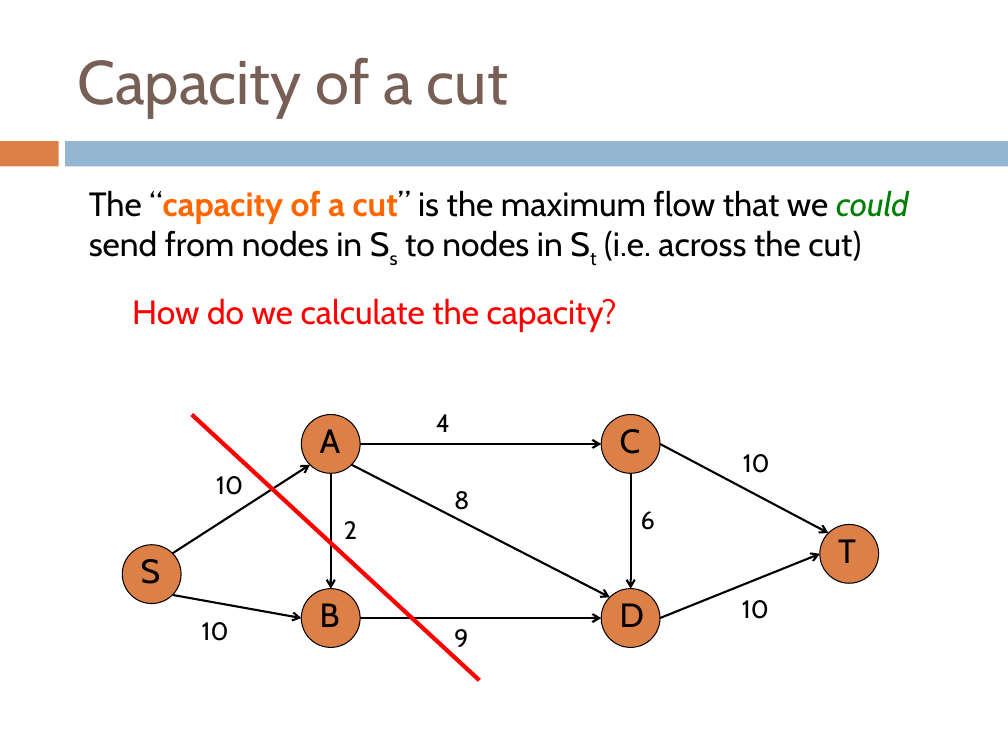
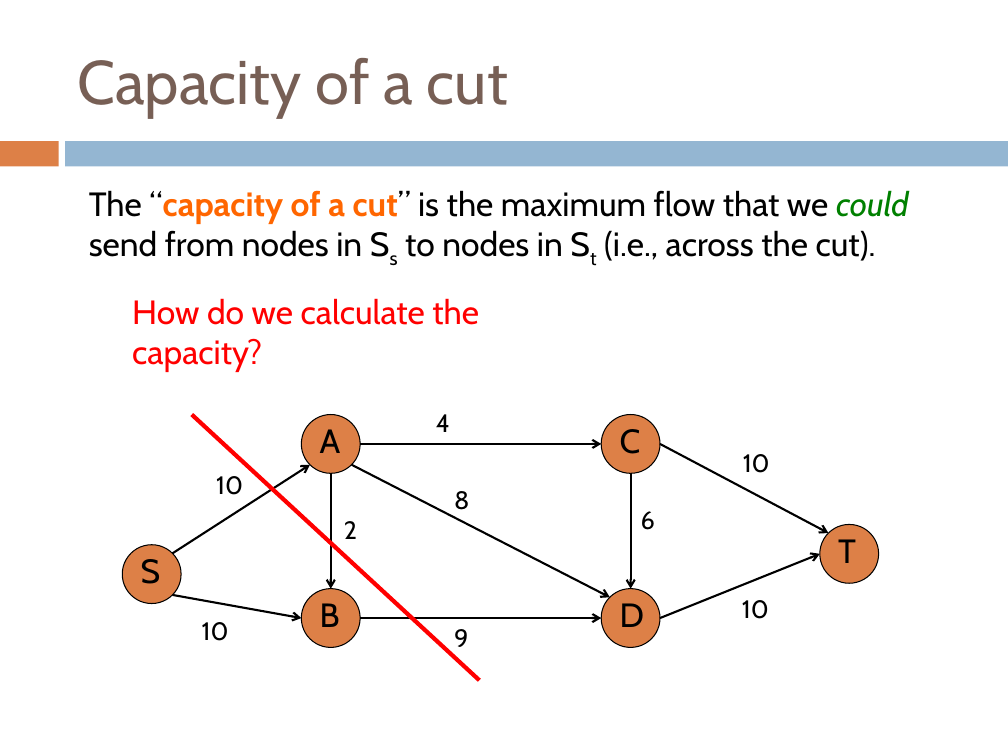
Before and after one commit to Collins-kariuk/Algorithms, a slide deck: slide 42 of Lectures/Lecture 21_Max Flow.pptx (slide 43 before the commit). Drawn at 1008x756 pixels with LibreOffice and Linux fonts; fonts in the diff are those of the drawing. Boxes give left, top, right and bottom in pixels: in the first picture for what was removed or moved away, otherwise in the second. Text is boxed around its words. In the diff, an @@ line names an element or a change of style, - is before the commit and + after.

Commit message:
Review Lecture 21_Max Flow

```diff
--- a/Lectures/Lecture 21_Max Flow.pptx
+++ b/Lectures/Lecture 21_Max Flow.pptx
@@ text at (89,190,909,261): text changed @@
-The “capacity of a cut” is the maximum flow that we could send from nodes in Ss to nodes in St (i.e. across the cut)
+The “capacity of a cut” is the maximum flow that we could send from nodes in Ss to nodes in St (i.e., across the cut).
@@ text "How do we calculate the ..." rewrapped from (132,298,617,332) to (132,298,479,372) @@
```
Also in this commit, not shown: 14 other slides changed, 1 slide removed.
